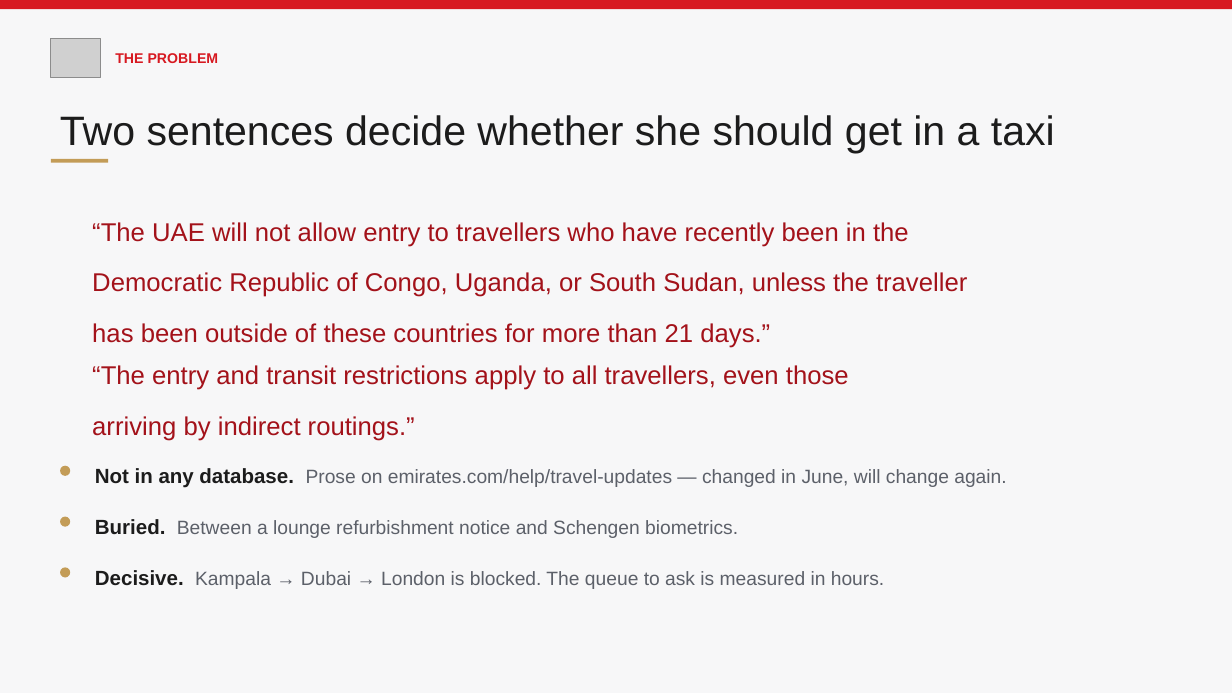
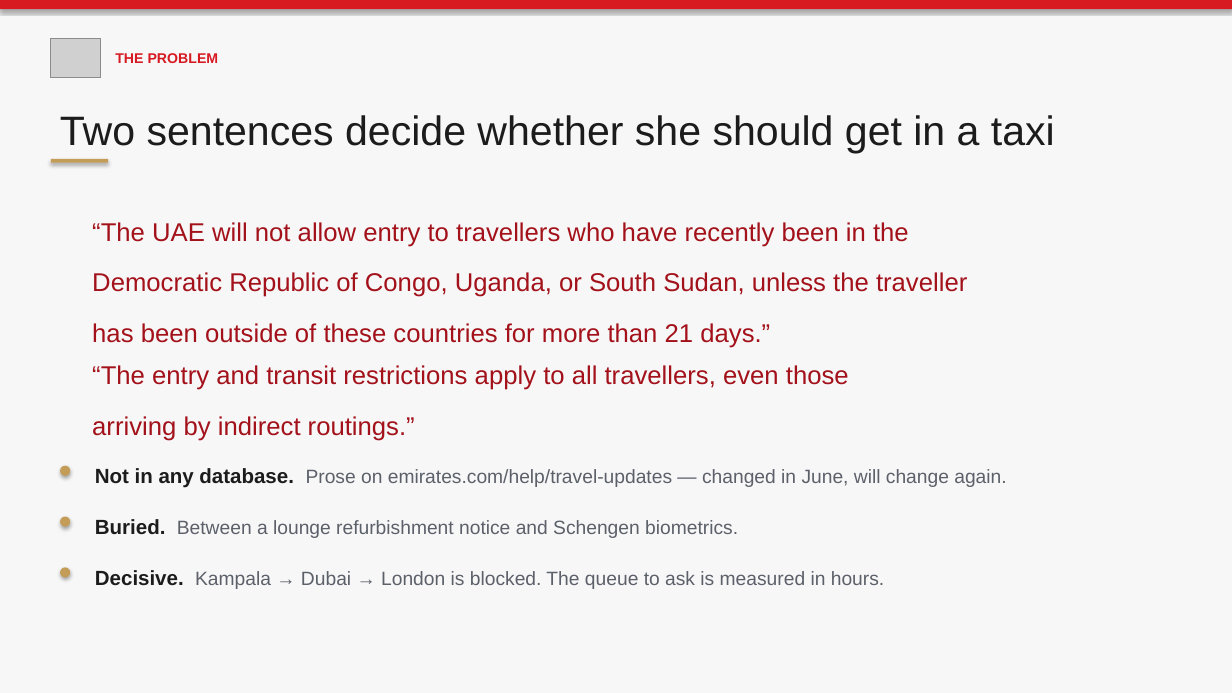
Before and after one commit to sirajtechy/Airlines-Voice-Agent, a slide deck: slide 2 of docs/RAAHI-loom-deck.pptx. Drawn at 1232x693 pixels with LibreOffice and Linux fonts; fonts in the diff are those of the drawing; grey boxes stand for pictures. Boxes give left, top, right and bottom in pixels: in the first picture for what was removed or moved away, otherwise in the second. Text is boxed around its words. In the diff, an @@ line names an element or a change of style, - is before the commit and + after.

```diff
--- a/docs/RAAHI-loom-deck.pptx
+++ b/docs/RAAHI-loom-deck.pptx
@@ shadow on in 6 elements at (0,0,1232,693), (0,0,1232,9), (51,159,108,163), (60,466,70,476), (60,517,70,527), (60,567,70,578) @@
```
Also in this commit, not shown: 11 other slides changed, 5 other files.
